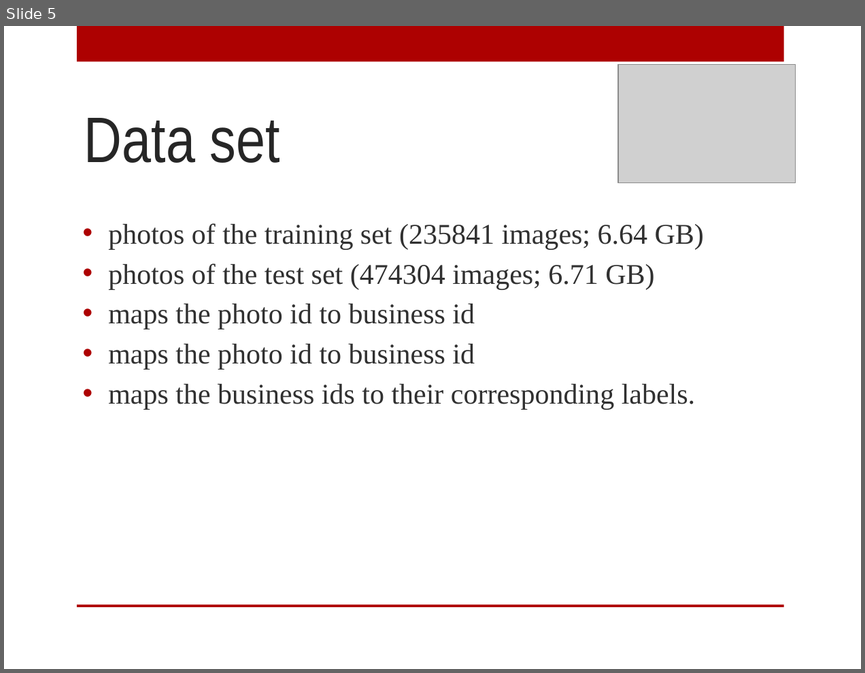
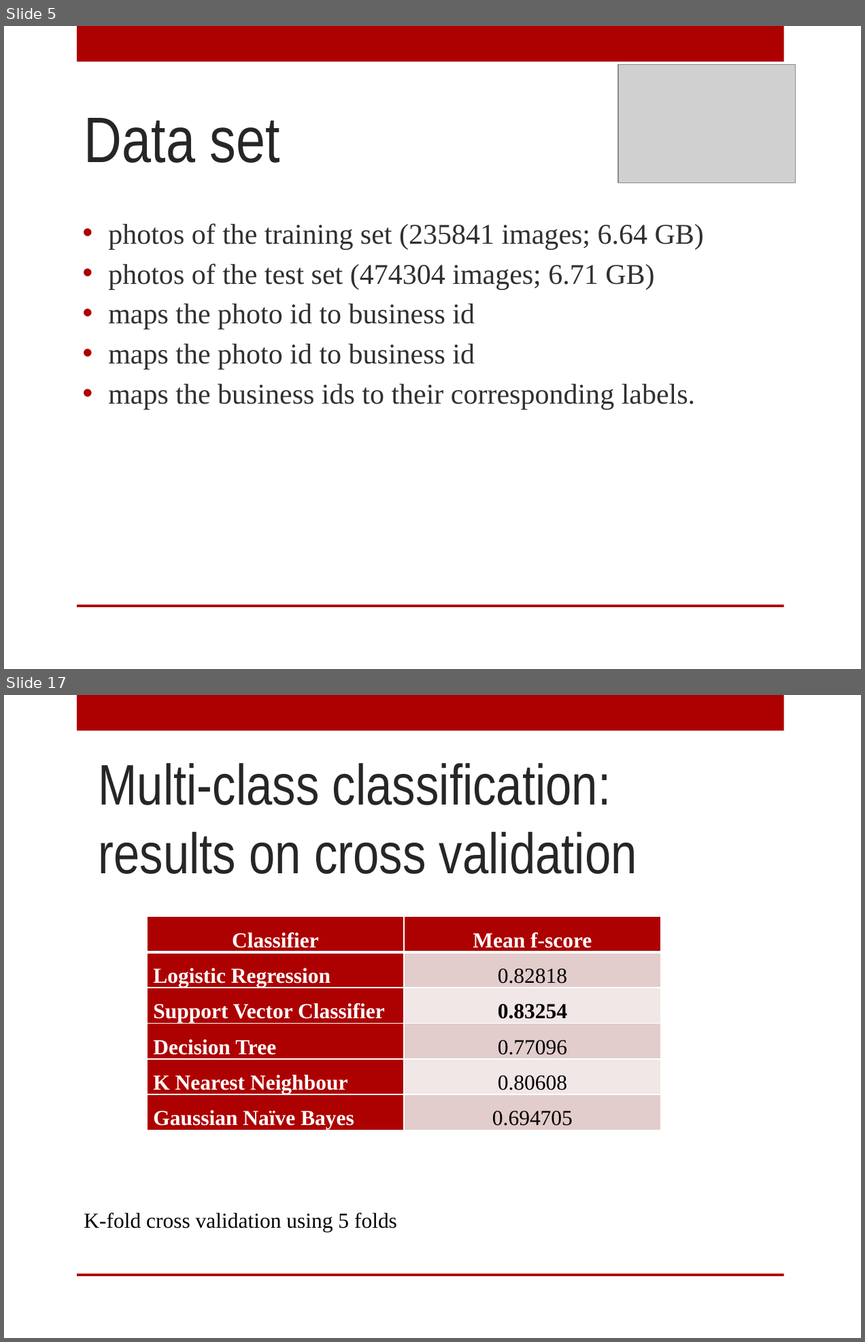
Before and after one commit to AnyaRum/Data_science_intensive_capstone_project, a slide deck: Yelp_capstone_project.pptx. Shown one above the other, each under a label of ours: slide 5 before the commit, slides 5 and 17 after it; the slides between them are not shown. The pictures are 865x673 and 865x1342 pixels, drawn with LibreOffice and Linux fonts; fonts in the diff are those of the drawing; grey boxes stand for pictures; background and template pictures are left out. Boxes give left, top, right and bottom in pixels: in the first picture for what was removed or moved away, otherwise in the second. Text is boxed around its words. In the diff, an @@ line names an element or a change of style, - is before the commit and + after.

```diff
--- a/Yelp_capstone_project.pptx
+++ b/Yelp_capstone_project.pptx
@@ slide 17 added at <box>4,695,861,1338</box>, background picture (left out); not listed: 2 template elements that a slide beside it also shows @@
@@ title added at <box>99,763,637,874</box>, 48 pt, text #262626 @@
+Multi-class classification: results on cross validation
@@ table added at <box>147,916,661,1147</box>, 6 rows, 2 columns @@
+Classifier | Mean f-score
+Logistic Regression | 0.82818
+Support Vector Classifier | 0.83254
+Decision Tree | 0.77096
+K Nearest Neighbour | 0.80608
+Gaussian Naïve Bayes | 0.694705
@@ text added at <box>84,1212,397,1232</box>, 18 pt, text #000000 @@
+K-fold cross validation using 5 folds
```
Also in this commit, not shown: 3 slides changed, 18 other slides added, 3 slides removed, 2 other files.
